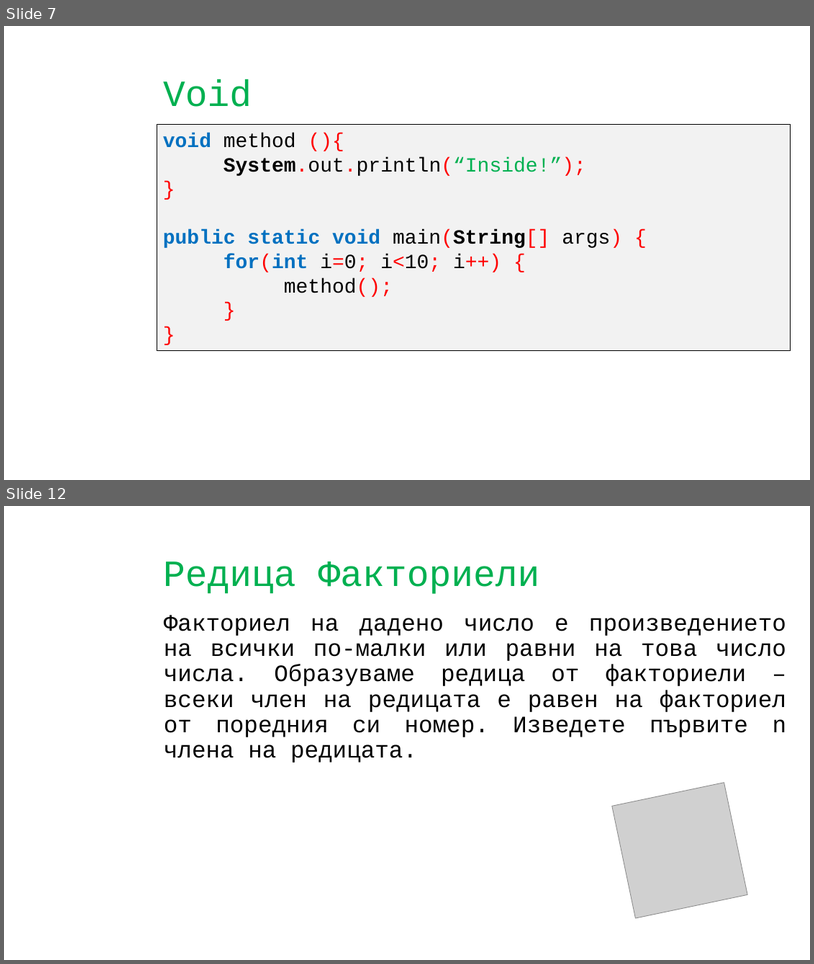
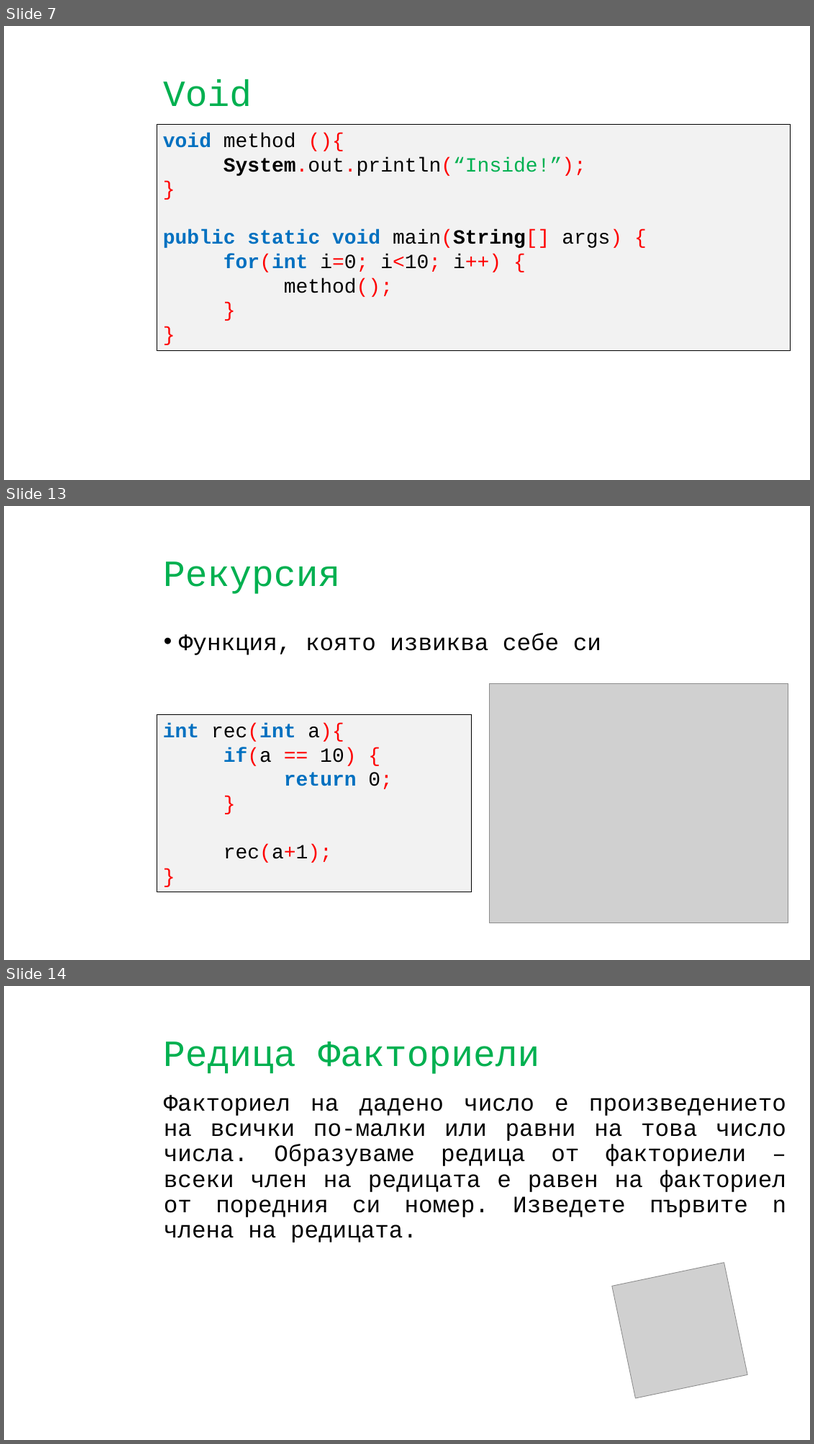
Before and after one commit to CoderDojoBulgaria/CoderDojo-2020-Autumn, a slide deck: Algo_Coding_Java/Presentations/Functions.pptx. Shown one above the other, each under a label of ours: slides 7 and 12 before the commit, slides 7, 13 and 14 after it; the slides between them are not shown. The pictures are 814x964 and 814x1444 pixels, drawn with LibreOffice and Linux fonts; fonts in the diff are those of the drawing; grey boxes stand for pictures; background and template pictures are left out. Boxes give left, top, right and bottom in pixels: in the first picture for what was removed or moved away, otherwise in the second. Text is boxed around its words. In the diff, an @@ line names an element or a change of style, - is before the commit and + after.

```diff
--- a/Algo_Coding_Java/Presentations/Functions.pptx
+++ b/Algo_Coding_Java/Presentations/Functions.pptx
@@ slide 13 added at <box>4,506,810,960</box>, background picture (left out) @@
@@ title added at <box>163,561,340,594</box>, 44 pt, text #00B050 @@
+Рекурсия
@@ text added at <box>179,633,602,655</box>, 28 pt, text #000000 @@
+• Функция, която извиква себе си
@@ picture added at <box>490,683,790,923</box> @@
@@ rectangle added at <box>157,715,471,892</box>, fill #F2F2F2, outline #000000 0.75 pt, 24 pt, text #FF0000 @@
+int rec(int a){
+if(a == 10) {
+return 0;
+}
+rec(a+1);
+}
@@ what was slide 12 is now slide 14 @@
```
Also in this commit, not shown: 1 slide changed, 3 other slides added, 1 other file.
